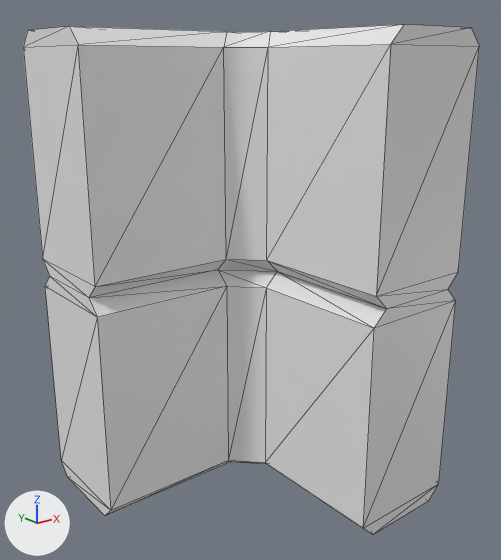
The OBJ model public/meshes/concrete_fence.obj as it was, and as the next commit left it.
One viewpoint serves both versions: a camera (50 mm lens) standing at (-1.059, -1.299, 0.44) and looking at (-0.027, -0.009, -0.076). The axes (+X, +Y, +Z) are drawn at lower left. The lights are the same throughout. The first picture is the older version. Mesh edges are drawn as thin lines. Where no turn or scale is listed for an object, it has been applied to the vertices. Vertices at exactly the same position are counted once.

In view in the first picture: 'concrete_fence'.
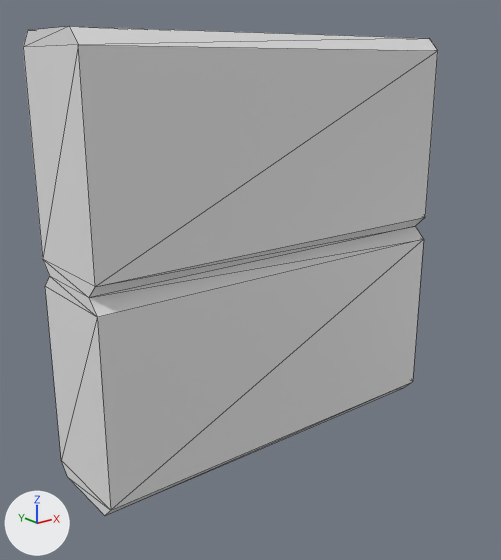
The edits, one by one:
me_concrete_fence is used by ob_concrete_fence; location (0.0, 0.0, 0.0).
me_concrete_fence had 112 vertices, 220 faces and spanned x -0.5..0.5, y -0.5..0.5, z -0.5..0.5.
me_concrete_fence now has 28 vertices, 52 faces and spans x -0.5..0.5, y -0.125..0.125, z -0.5..0.5.
Part 1, on me_concrete_fence:
84 vertices are removed from x -0.188..0.188, y -0.5..0.5, z -0.5..0.5.
196 faces are deleted.
28 new faces join them.

Changed parts and their boxes (x1, y1, x2, y2) in the pictures (501 x 560 px):
'concrete_fence', reshaped (9% narrower): before (23, 25, 479, 535); after (23, 26, 438, 516)
part 1 of me_concrete_fence, cut back: before (73, 25, 479, 535); after (73, 27, 438, 512)
